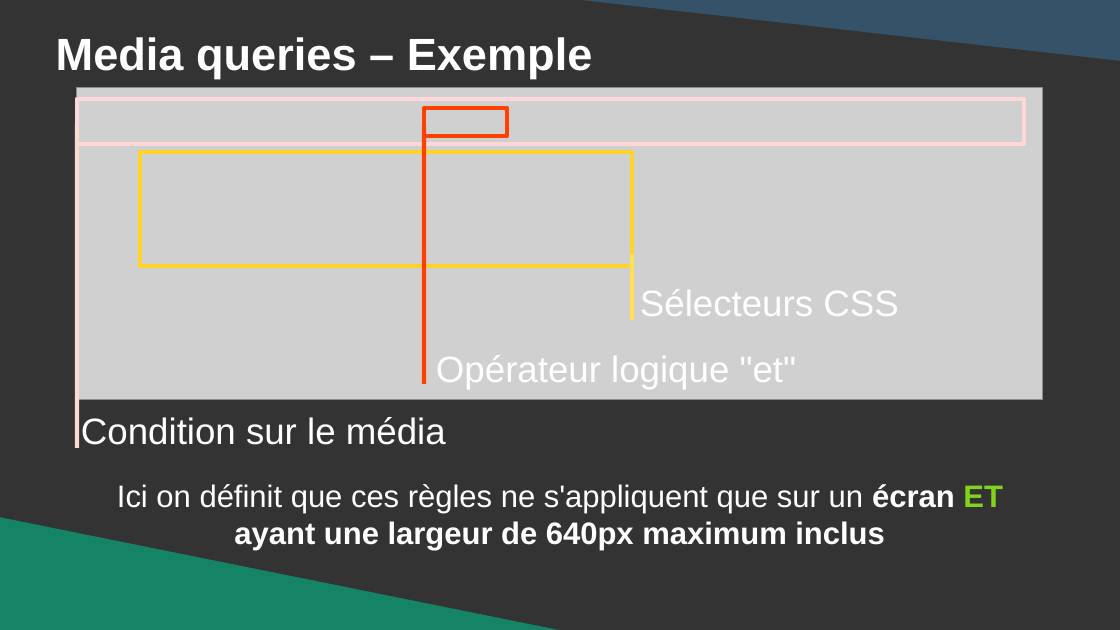
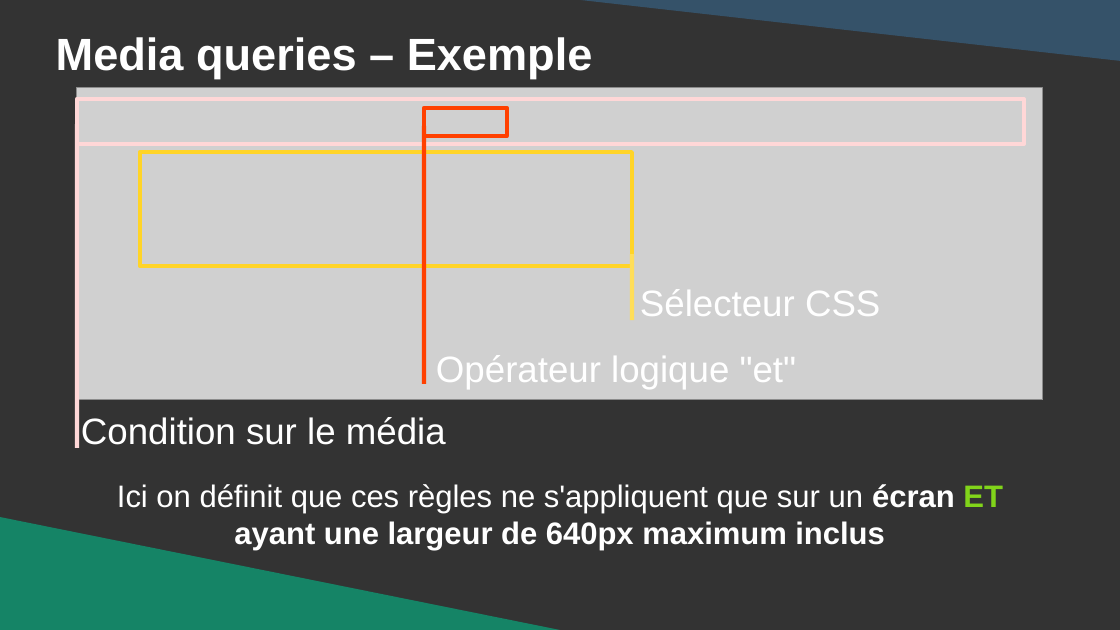
Before and after one commit to DanYellow/cours, a slide deck: slide 36 of integration-web-s3/travaux-pratiques/numero-2/presentation.odp. Drawn at 1120x630 pixels with LibreOffice and Linux fonts; fonts in the diff are those of the drawing; grey boxes stand for pictures. Boxes give left, top, right and bottom in pixels: in the first picture for what was removed or moved away, otherwise in the second. Text is boxed around its words. In the diff, an @@ line names an element or a change of style, - is before the commit and + after.

```diff
--- a/integration-web-s3/travaux-pratiques/numero-2/presentation.odp
+++ b/integration-web-s3/travaux-pratiques/numero-2/presentation.odp
@@ title at (640,289,880,316): text changed @@
-Sélecteurs CSS
+Sélecteur CSS
```
Also in this commit, not shown: 16 other slides changed, 1 slide added, 1 slide removed, 8 other files.
